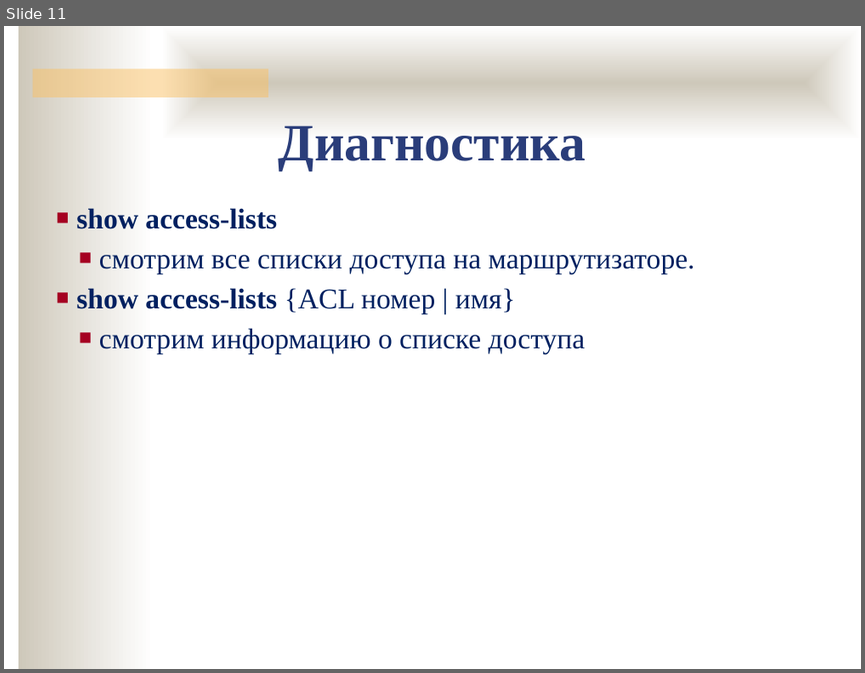
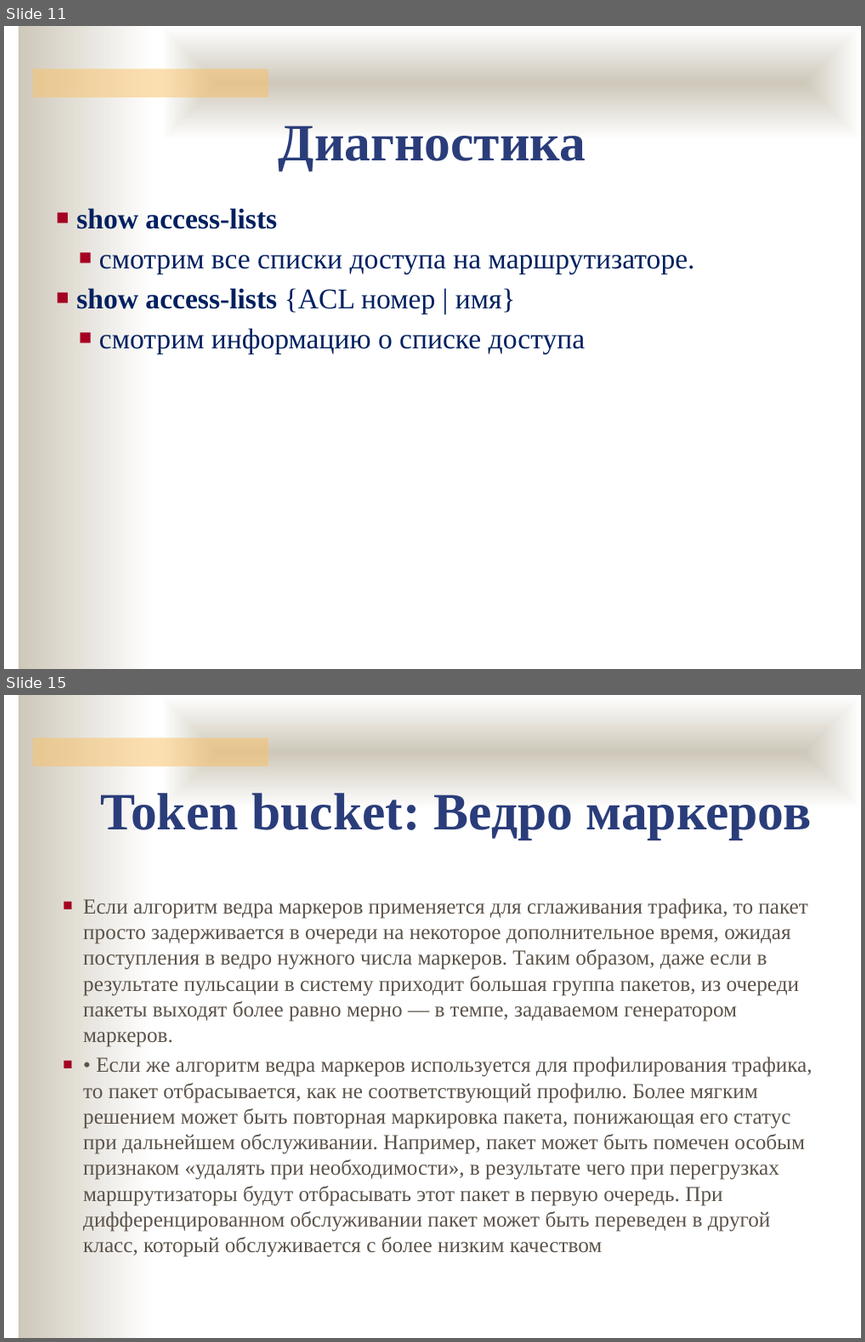
Before and after one commit to ukoloff/nets, a slide deck: lecture/L3+.pptx. Shown one above the other, each under a label of ours: slide 11 before the commit, slides 11 and 15 after it; the slides between them are not shown. The pictures are 865x673 and 865x1342 pixels, drawn with LibreOffice and Linux fonts; fonts in the diff are those of the drawing; background and template pictures are left out. Boxes give left, top, right and bottom in pixels: in the first picture for what was removed or moved away, otherwise in the second. Text is boxed around its words. In the diff, an @@ line names an element or a change of style, - is before the commit and + after.

```diff
--- a/lecture/L3+.pptx
+++ b/lecture/L3+.pptx
@@ slide 15 added at bbox=[4, 695, 861, 1338], background #FFFFFF; not listed: 3 template elements that a slide beside it also shows @@
@@ text added at bbox=[101, 793, 812, 839], 44 pt, text #2A3D7A, bold @@
+Token bucket: Ведро маркеров
@@ text added at bbox=[83, 898, 812, 1231], 18 pt, text #5B5249 @@
+■ Если алгоритм ведра маркеров применяется для сглаживания трафика, то пакет просто задерживается в очереди на некоторое дополнительное время, ожидая поступления в ведро нужного числа маркеров. Таким образом, даже если в результате пульсации в систему приходит большая группа пакетов, из очереди пакеты выходят более равно мерно — в темпе, задаваемом генератором маркеров.
+■ • Если же алгоритм ведра маркеров используется для профилирования трафика, то пакет отбрасывается, как не соответствующий профилю. Более мягким решением может быть повторная маркировка пакета, понижающая его статус при дальнейшем обслуживании. Например, пакет может быть помечен особым признаком «удалять при необходимости», в результате чего при перегрузках маршрутизаторы будут отбрасывать этот пакет в первую очередь. При дифференцированном обслуживании пакет может быть переведен в другой класс, который обслуживается с более низким качеством
```
Also in this commit, not shown: 2 slides changed, 5 other slides added.
